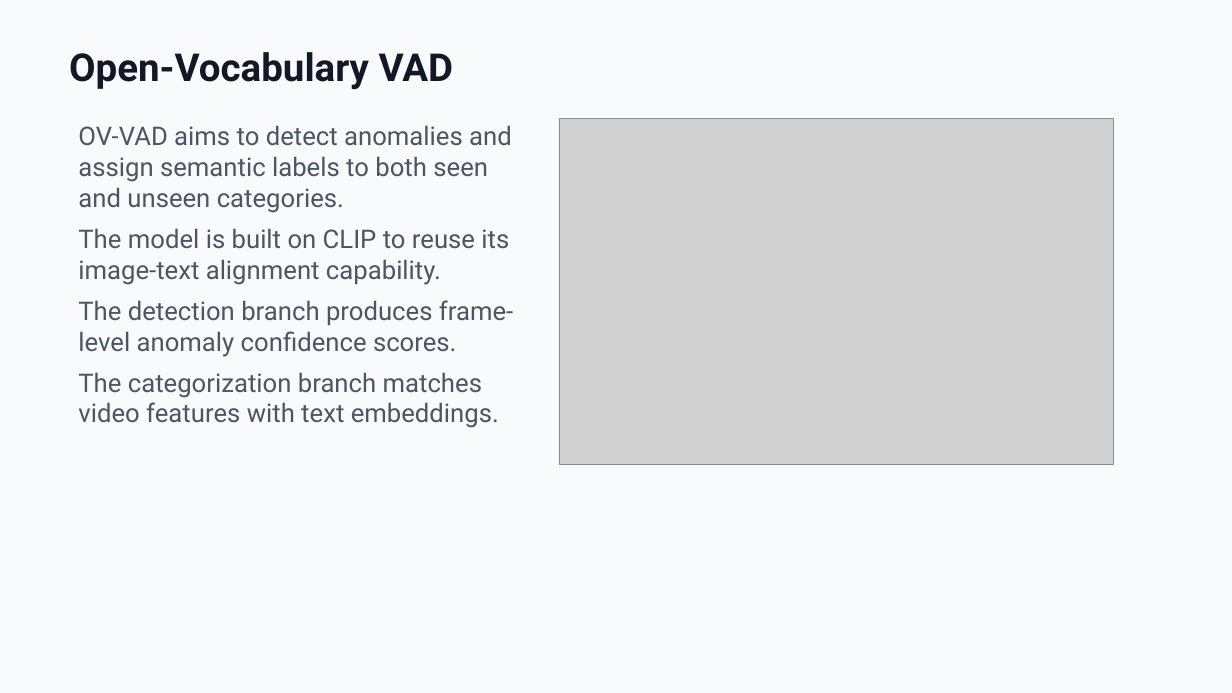
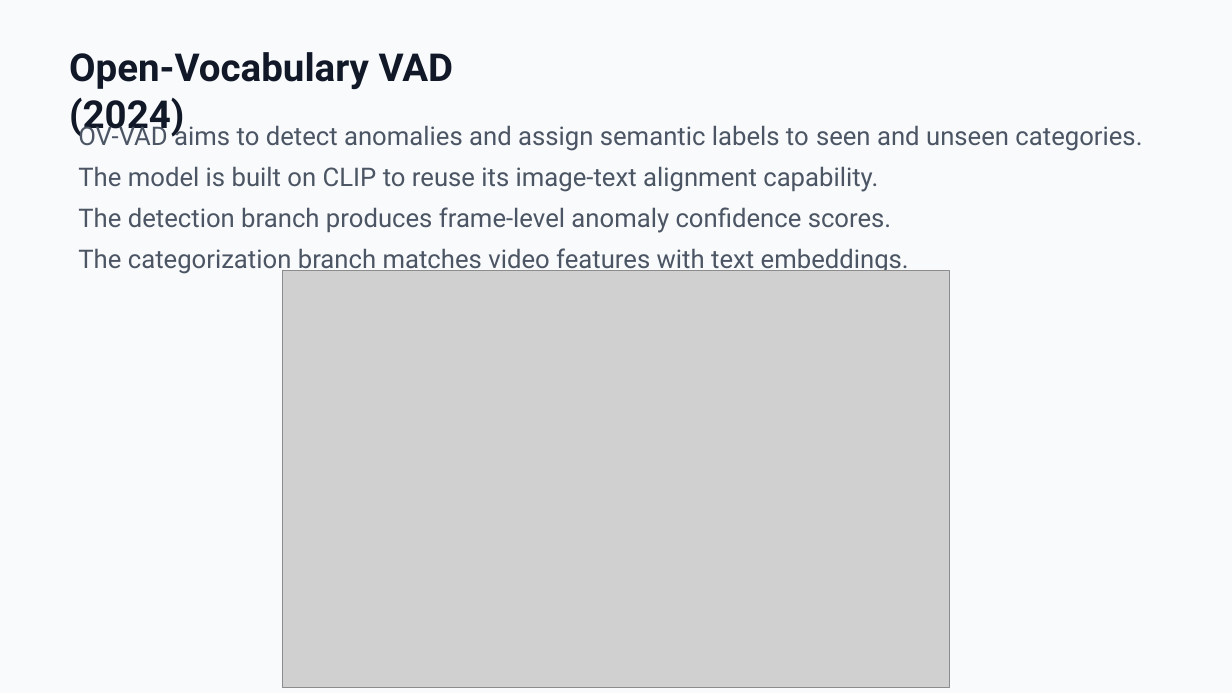
Before and after one commit to zeroxred/research, a slide deck: slide 7 of presentations/04_weekly_summary_open_vocabulary_vad_en.pptx. Drawn at 1232x693 pixels with LibreOffice and Linux fonts; fonts in the diff are those of the drawing; grey boxes stand for pictures. Boxes give left, top, right and bottom in pixels: in the first picture for what was removed or moved away, otherwise in the second. Text is boxed around its words. In the diff, an @@ line names an element or a change of style, - is before the commit and + after.

```diff
--- a/presentations/04_weekly_summary_open_vocabulary_vad_en.pptx
+++ b/presentations/04_weekly_summary_open_vocabulary_vad_en.pptx
@@ text at bbox=[69, 52, 454, 138]: text changed @@
-Open-Vocabulary VAD
+Open-Vocabulary VAD (2024)
@@ text at bbox=[78, 122, 1142, 151]: text changed @@
-OV-VAD aims to detect anomalies and assign semantic labels to both seen and unseen categories.
+OV-VAD aims to detect anomalies and assign semantic labels to seen and unseen categories.
@@ picture: place and size @@
-picture at bbox=[559, 118, 1114, 465]
+picture at bbox=[283, 271, 950, 688]
```
Also in this commit, not shown: 5 other slides changed, 1 slide added, 2 slides removed.
